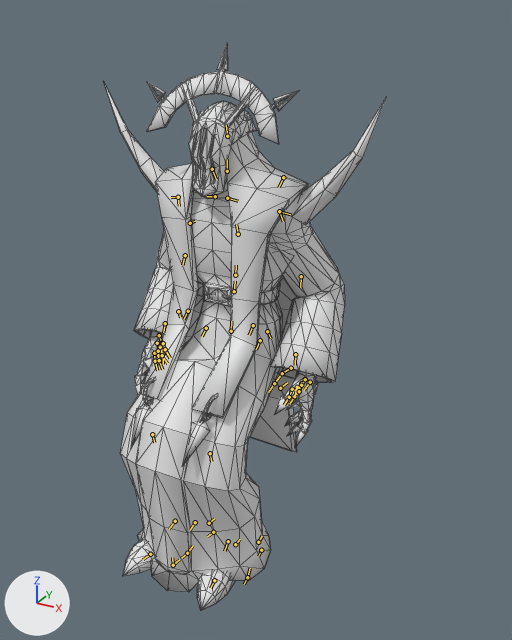
The Blender file assets-src/rooms/tavern/creature-clips/Cultist.blend: old version first, new version second.
Camera for both pictures: a camera (50 mm lens) standing at (0.55, -0.92, 0.812) and looking at (0.058, -0.026, 0.364). The axes (+X, +Y, +Z) are drawn at lower left. The lights are the same throughout. The picture after the commit comes second. Both versions are drawn at frame 24 of the action 'SitDrink'; the numbers are the values there. The bones that change, and the others that lie on the model, are drawn over the model as lines. Mesh edges are drawn as thin lines.

Objects in the first picture: 'CultistSourceMesh'.
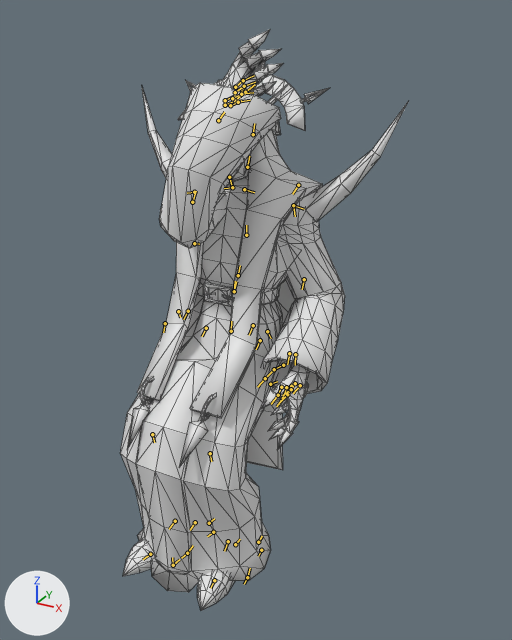
Location of each change, [x1, y1, x2, y2] in pixels of the pictures (512 x 640 px):
'CultistSourceMesh', posed: before [104, 45, 386, 611]; after [120, 29, 408, 611]
bone 'spine', root to tip: before (234, 291) to (235, 281); after (234, 291) to (236, 281)
bone 'upper_arm.R', root to tip: before (178, 197) to (179, 206); after (194, 192) to (194, 193)
bone 'forearm.R', root to tip: before (185, 255) to (182, 265); after (192, 202) to (196, 191)
bone 'hand.R', root to tip: before (165, 323) to (163, 332); after (218, 120) to (224, 112)

Diff of the bpy script that builds the scene:
```diff
--- a/assets-src/rooms/tavern/creature-clips/Cultist.blend.py
+++ b/assets-src/rooms/tavern/creature-clips/Cultist.blend.py
@@ bone_spine @@
 bone_spine = bpy.data.objects['Cultist'].pose.bones['spine']  # child of 'hips'
-bone_spine.rotation_quaternion = (1.0, 0.0, 0.0, 0.0)  # degrees (0, 0, 0)
+bone_spine.rotation_quaternion = (0.988, -0.156, 0.0, 0.0)  # degrees (-18, 0, 0)
@@ bone_upper_arm_r @@
 bone_upper_arm_r = bpy.data.objects['Cultist'].pose.bones['upper_arm.R']  # child of 'shoulder.R'
-bone_upper_arm_r.rotation_quaternion = (0.95, -0.025, 0.023, -0.309)  # degrees (-4, 2, -36)
+bone_upper_arm_r.rotation_quaternion = (0.537, -0.748, 0.298, -0.253)  # degrees (-107, -3, -46)
@@ bone_forearm_r @@
 bone_forearm_r = bpy.data.objects['Cultist'].pose.bones['forearm.R']  # child of 'upper_arm.R'
-bone_forearm_r.rotation_quaternion = (0.994, -0.067, -0.027, -0.087)  # degrees (-7, -4, -10)
+bone_forearm_r.rotation_quaternion = (0.787, -0.579, -0.003, -0.213)  # degrees (-70, -15, -20)
@@ bone_hand_r @@
 bone_hand_r = bpy.data.objects['Cultist'].pose.bones['hand.R']  # child of 'forearm.R'
-bone_hand_r.rotation_quaternion = (0.978, 0.166, -0.112, 0.063)  # degrees (19, -14, 5)
+bone_hand_r.rotation_quaternion = (0.923, 0.37, -0.1, -0.013)  # degrees (44, -10, -6)
```
